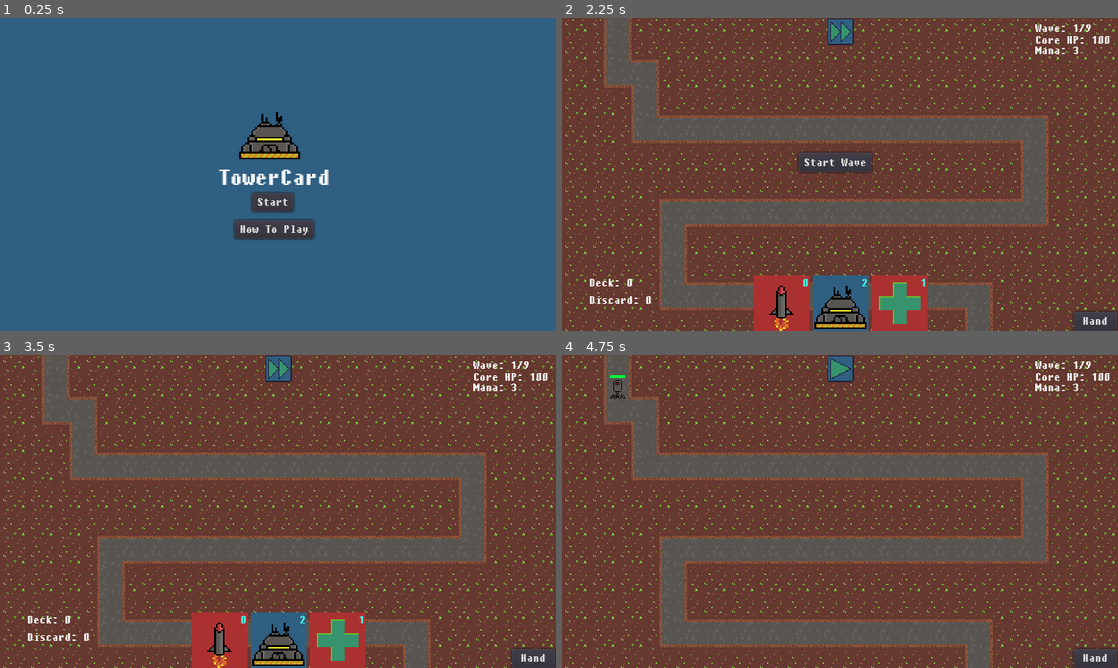
Above: before the commit, frames 1-4 (two rows, left to right).
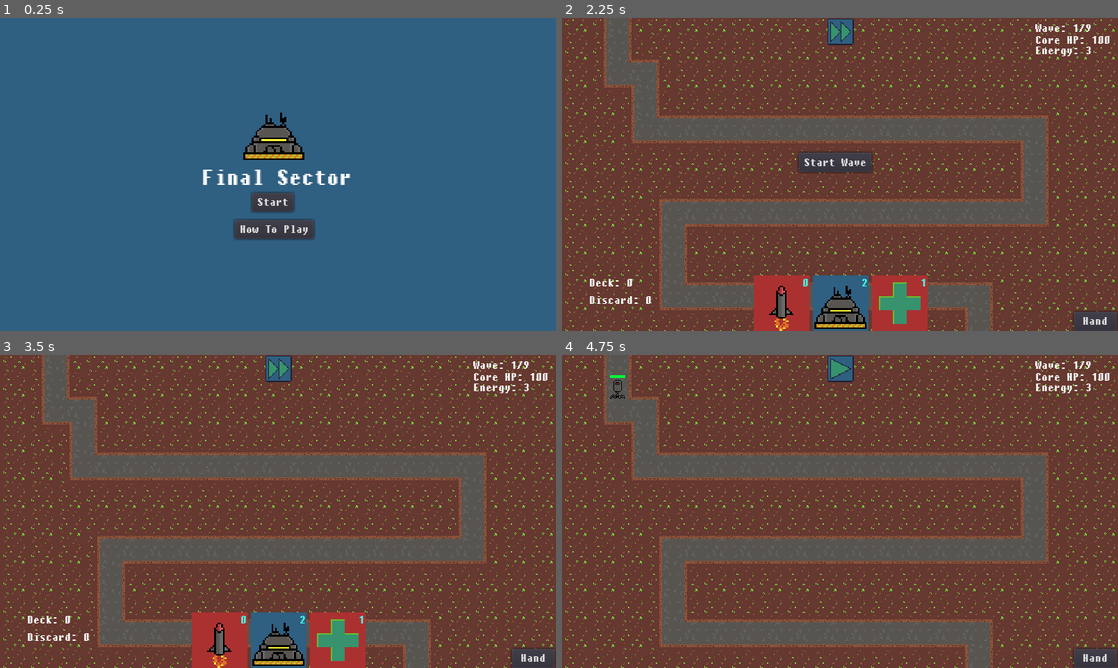
Above: after the commit, the same moments.

Repository: TylerPelaez/TowerCard
Game: Godot game, scene res://Menu/Menu.tscn
Two runs of this game, one before a commit and one after it. Both use one fixed random seed, a clock stepped at 60 frames per second and the inputs below. Sound files missing from this copy of the repository are replaced by a short silence.
Inputs (mouse positions are in pixels of both pictures, inside the frame that each line leads up to):
- Up to frame 1 (0.25 s): no input
- Up to frame 2 (2.25 s): click "How To Play" at 0.5 s; click "BACK" at 1.25 s; click "Start" at 2 s
- Up to frame 3 (3.5 s): click "Start Wave" at 2.75 s
- Up to frame 4 (4.75 s): click "Hand" at 3.5 s; click (840, 367) at 4.25 s

The runs differ from the first frame. In frame 1, 1.3% of the frame differs, in the area x 36-63%, y 30-54%; in frame 2, 0.1%; in frame 3, 0.1%; in frame 4, 0.1%.

Commit message:
Gave the game a title, changed mana to energy on UI

Diff:
--- a/Menu/Menu.tscn
+++ b/Menu/Menu.tscn
@@ -8,19 +8,19 @@
 script = ExtResource( 1 )
 
 [node name="TowerCard" type="Label" parent="."]
-margin_left = 249.733
+margin_left = 231.895
 margin_top = 165.894
-margin_right = 315.733
-margin_bottom = 179.894
+margin_right = 315.895
+margin_bottom = 182.894
 rect_scale = Vector2( 2, 2 )
 theme = ExtResource( 3 )
-text = "TowerCard"
+text = "Final Sector"
 __meta__ = {
 "_edit_use_anchors_": false
 }
 
 [node name="Sprite" type="Sprite" parent="."]
-position = Vector2( 310.383, 129.921 )
+position = Vector2( 315.14, 130.516 )
 scale = Vector2( 2.33786, 2.17063 )
 texture = ExtResource( 2 )
 hframes = 13
--- a/Menu/Tutorial.tscn
+++ b/Menu/Tutorial.tscn
@@ -30,7 +30,7 @@
 margin_bottom = 305.0
 theme = ExtResource( 2 )
 text = "About:
-[GAME] is a deckbuilder / tower-defense hybrid.
+Final Sector is a deckbuilder / tower-defense hybrid.
 
 Enemies will come to destroy your CORE in waves. Place TOWERS and Issue COMMANDS to stop them!
 
--- a/UI/UI.gd
+++ b/UI/UI.gd
@@ -28,7 +28,7 @@
 	player_controller = playerController
 	player_controller.connect("card_played", self, "_on_CardPlayed")
 	player_controller.connect("card_deselected", self, "_on_CardDeselected")
-	mana.text = "Mana: " + str(playerController.current_mana)
+	mana.text = "Energy: " + str(playerController.current_mana)
 
 func _on_ShowTooltip(tooltip_text):
 	tooltip.text = tooltip_text
--- a/UI/UI.tscn
+++ b/UI/UI.tscn
@@ -112,7 +112,7 @@
 margin_top = 29.0
 margin_right = 599.0
 margin_bottom = 30.668
-text = "Mana:"
+text = "Energy:"
 __meta__ = {
 "_edit_use_anchors_": false
 }
Not shown: 1 places in UI/UI.tscn that only renumber resources
